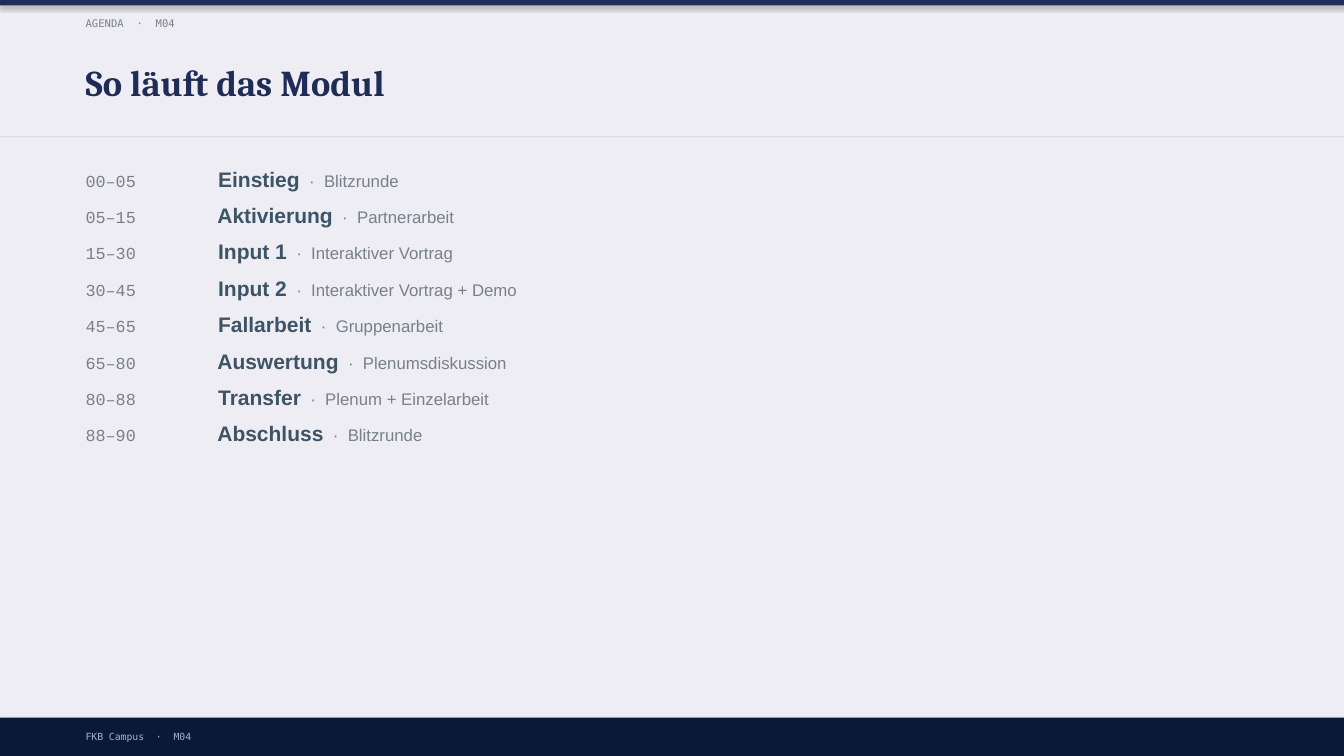
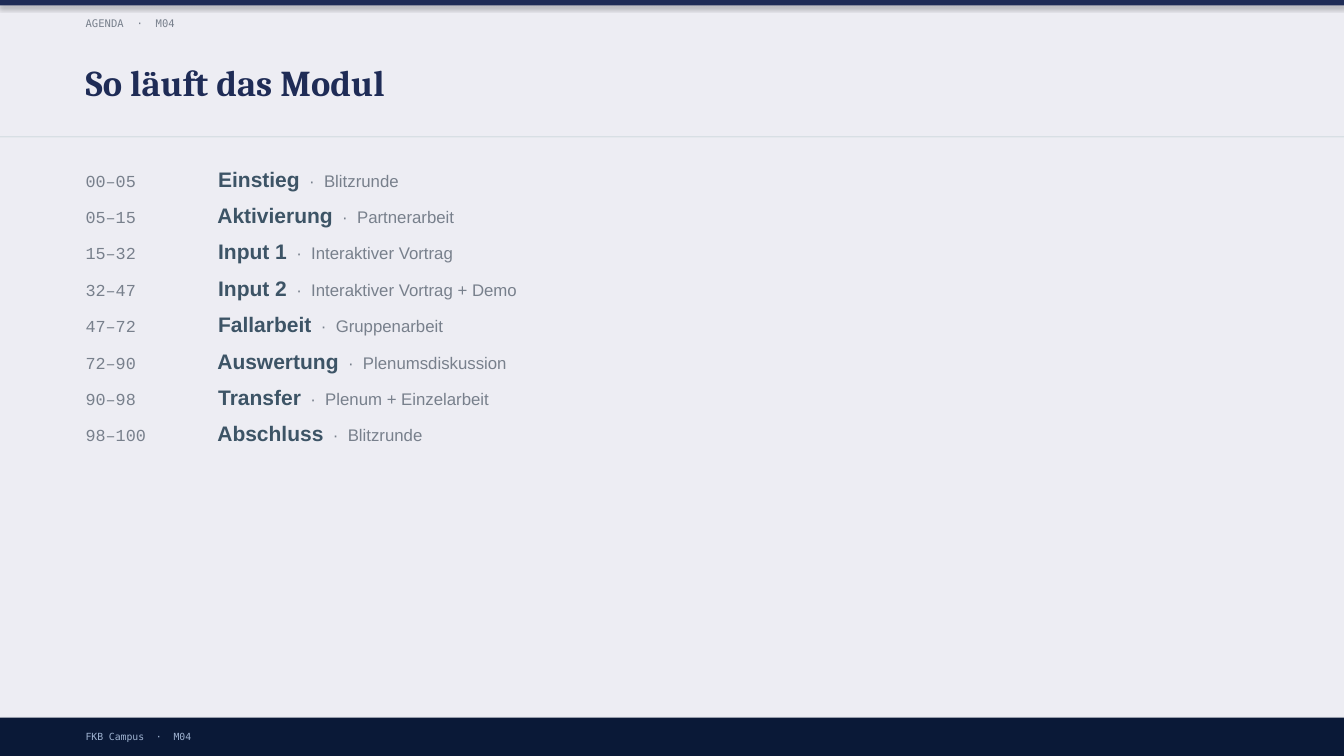
Before and after one commit to ck5rqc47pr-byte/firmenkundenakademie-online, a slide deck: slide 4 of protected-downloads/praesentation/M04.pptx. Drawn at 1344x756 pixels with LibreOffice and Linux fonts; fonts in the diff are those of the drawing. Boxes give left, top, right and bottom in pixels: in the first picture for what was removed or moved away, otherwise in the second. Text is boxed around its words. In the diff, an @@ line names an element or a change of style, - is before the commit and + after.

```diff
--- a/protected-downloads/praesentation/M04.pptx
+++ b/protected-downloads/praesentation/M04.pptx
@@ text at (86,244,517,441): text changed @@
-15–30 Input 1 · Interaktiver Vortrag
-30–45 Input 2 · Interaktiver Vortrag + Demo
-45–65 Fallarbeit · Gruppenarbeit
-65–80 Auswertung · Plenumsdiskussion
-80–88 Transfer · Plenum + Einzelarbeit
-88–90 Abschluss · Blitzrunde
+15–32 Input 1 · Interaktiver Vortrag
+32–47 Input 2 · Interaktiver Vortrag + Demo
+47–72 Fallarbeit · Gruppenarbeit
+72–90 Auswertung · Plenumsdiskussion
+90–98 Transfer · Plenum + Einzelarbeit
+98–100 Abschluss · Blitzrunde
```
Also in this commit, not shown: 2 other files.
